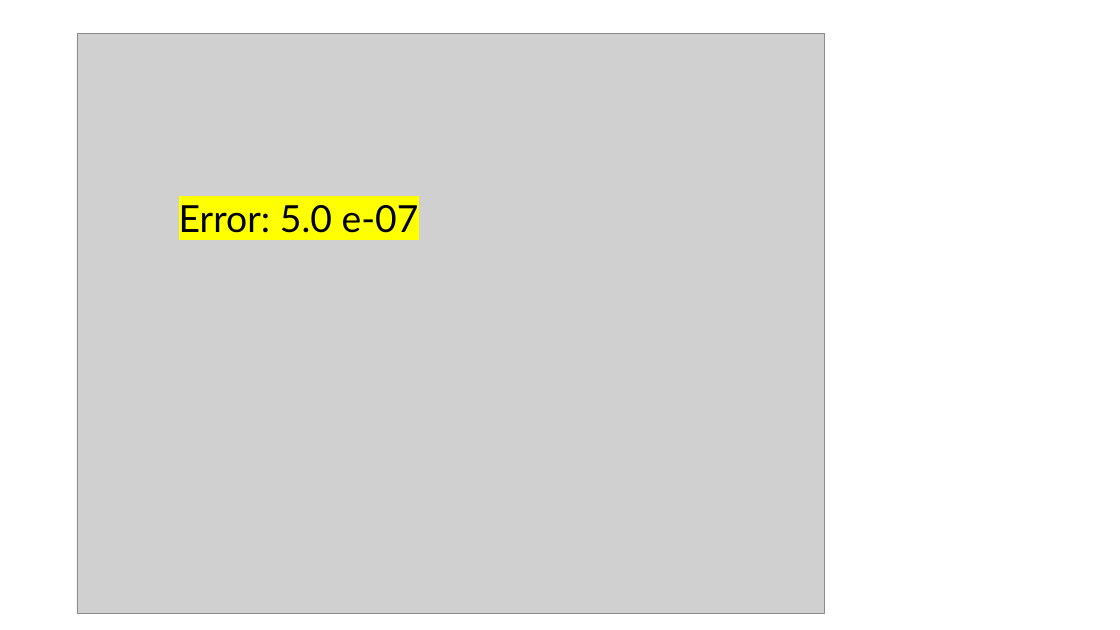
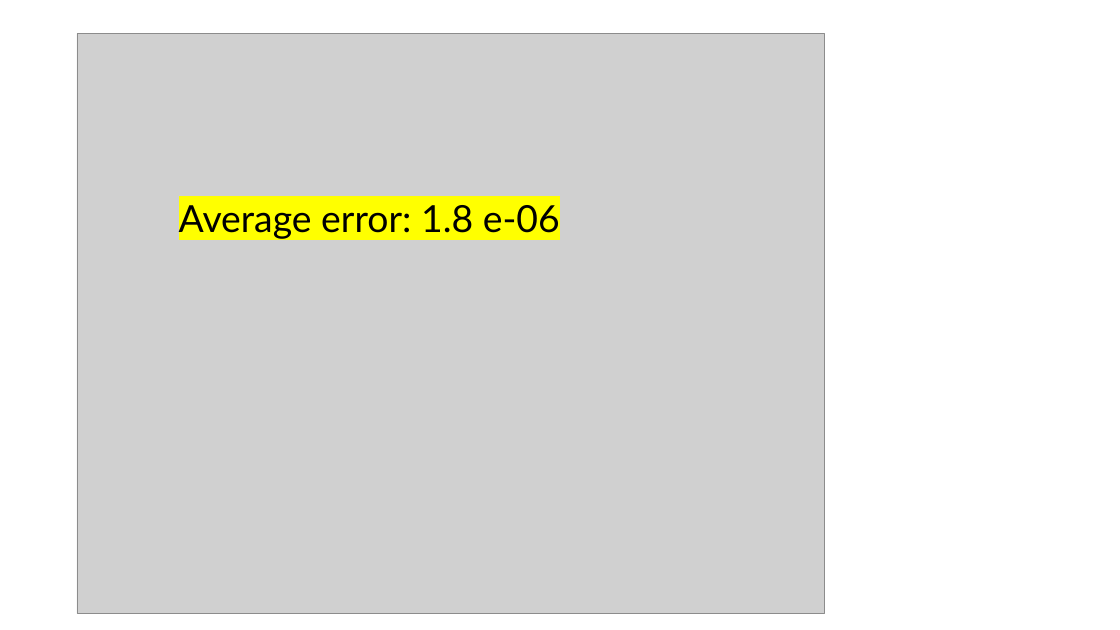
Before and after one commit to samaard2001/EIS-code, a slide deck: slide 8 of veilederpresentasjoner/22.10.2024.pptx. Drawn at 1120x630 pixels with LibreOffice and Linux fonts; fonts in the diff are those of the drawing; grey boxes stand for pictures. Boxes give left, top, right and bottom in pixels: in the first picture for what was removed or moved away, otherwise in the second. Text is boxed around its words. In the diff, an @@ line names an element or a change of style, - is before the commit and + after.

```diff
--- a/veilederpresentasjoner/22.10.2024.pptx
+++ b/veilederpresentasjoner/22.10.2024.pptx
@@ text at (179,205,560,239): text changed @@
-Error: 5.0 e-07
+Average error: 1.8 e-06
```
Also in this commit, not shown: 6 other slides changed, 2 slides added, 7 other files.
